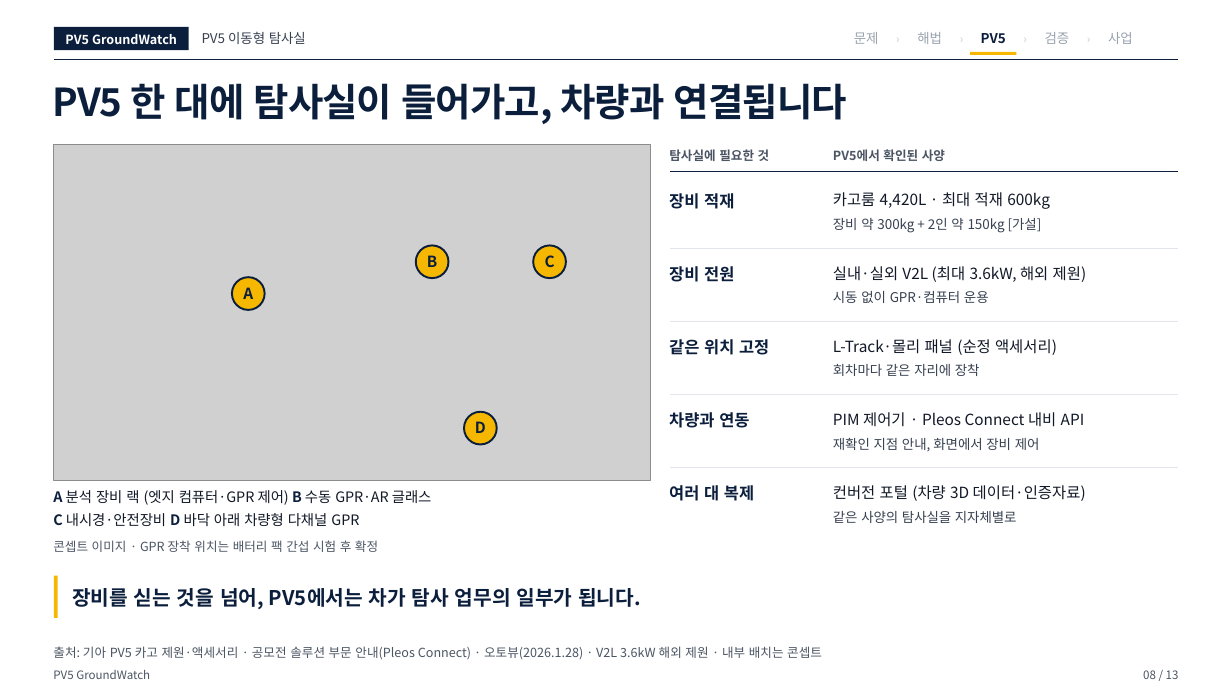
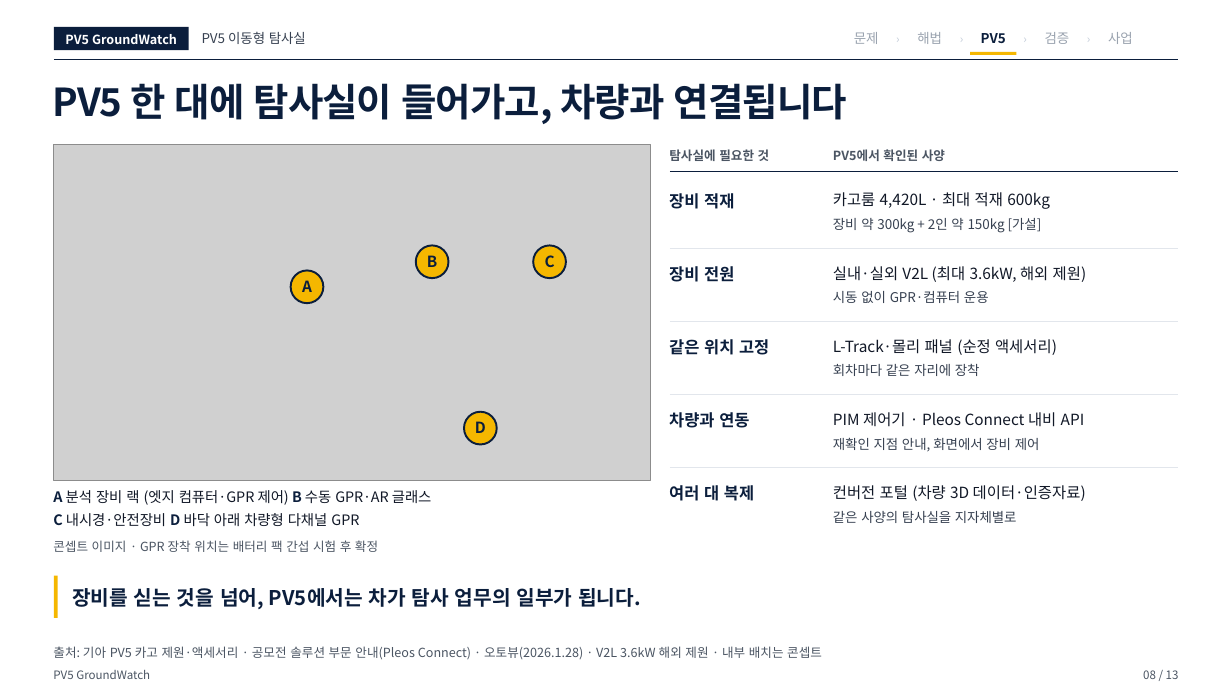
Before and after one commit to woojin-choe/pv5-hose-lab, a slide deck: slide 8 of ppt_all/PV5_GroundWatch_10_22.pptx. Drawn at 1232x693 pixels with LibreOffice and Linux fonts; fonts in the diff are those of the drawing; grey boxes stand for pictures. Boxes give left, top, right and bottom in pixels: in the first picture for what was removed or moved away, otherwise in the second. Text is boxed around its words. In the diff, an @@ line names an element or a change of style, - is before the commit and + after.

```diff
--- a/ppt_all/PV5_GroundWatch_10_22.pptx
+++ b/ppt_all/PV5_GroundWatch_10_22.pptx
@@ ellipse: place and size @@
-ellipse at box(232, 277, 264, 310)
+ellipse at box(291, 271, 323, 303)
@@ text "A": place and size @@
-text "A" at box(243, 287, 253, 299)
+text "A" at box(302, 280, 312, 292)
```
Also in this commit, not shown: 6 other files.
